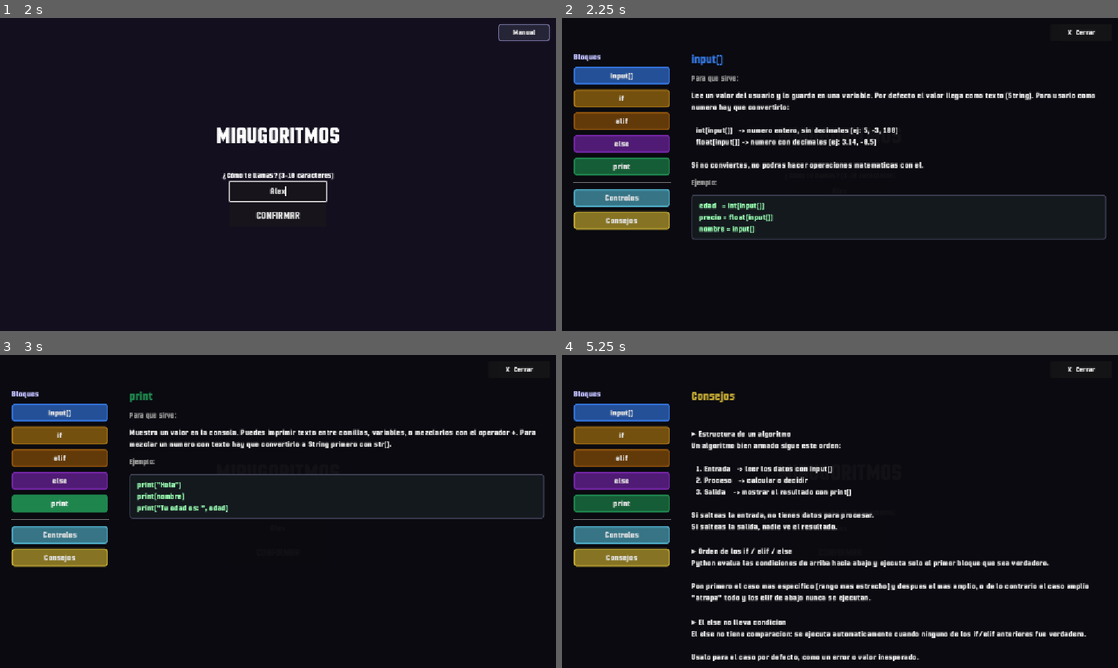
Above: before the commit, frames 1-4 (two rows, left to right).
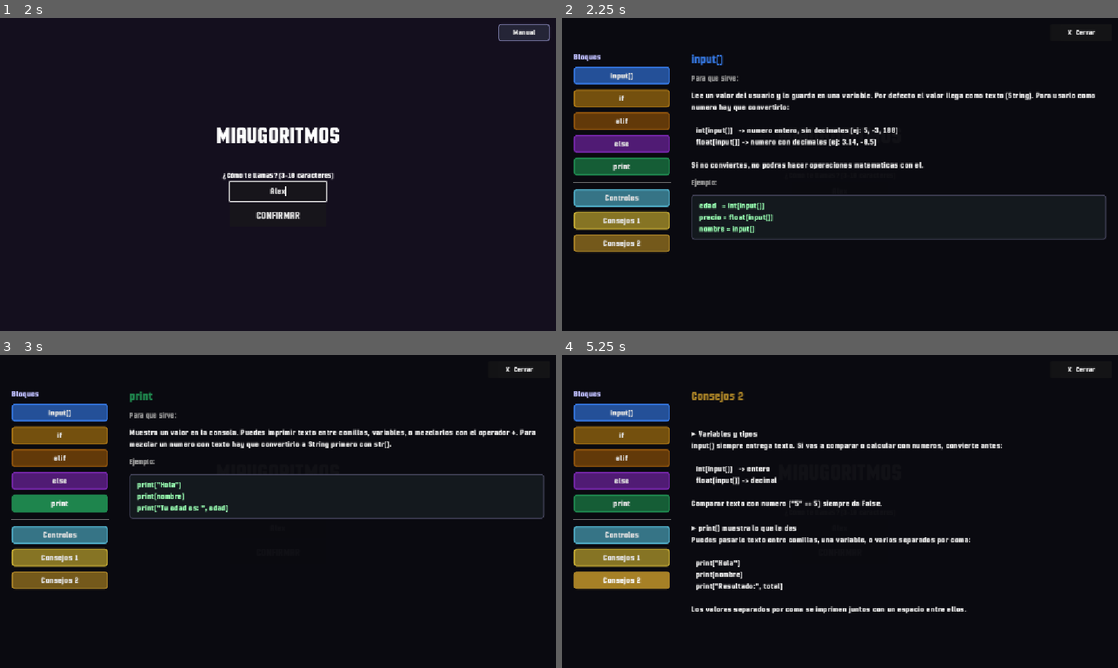
Above: after the commit, the same moments.

Repository: Intiti/ProyectoJuego-SEI
Game: Godot game, scene res://scenes/MainMenu.tscn
The game is run twice, just before and just after one commit, with the same random seed, the same clock (stepped at 60 frames per second) and the same inputs.
Inputs (mouse positions are in pixels of both pictures, inside the frame that each line leads up to):
- Up to frame 1 (2 s): click "JUGAR" at 0.5 s; click (278, 190) at 1.27 s; type "Alex" at 1.35 s
- Up to frame 2 (2.25 s): click "Manual" at 2 s
- Up to frame 3 (3 s): click "print" at 2.75 s
- Up to frame 4 (5.25 s): click (623, 558) at 3.5 s, where only the run before the commit has a clickable "Consejos"; click (623, 558) at 4.25 s, where only the run after the commit has a clickable "Consejos 1"; click (623, 580) at 5 s, where only the run after the commit has a clickable "Consejos 2"

Frame 1 is identical in both runs. In frame 2, 1.1% of the frame differs, in the area x 2-20%, y 64-76%; in frame 3, 1.1%; in frame 4, 9.9%, in the area x 2-95%, y 11-98%.

Commit message:
guud

Diff:
--- /dev/null
+++ b/dialogs/npc_e14.json
@@ -0,0 +1,201 @@
+{
+	"lines": [
+		{
+			"speaker": "Bob",
+			"text": "¡Ey! ¿Puedes ayudarme un momento?"
+		},
+		{
+			"speaker": "Jugador",
+			"text": "¿Qué necesitas?"
+		},
+		{
+			"speaker": "Bob",
+			"text": "Estoy preparando la mezcla para el muro. La arena tiene que ser exactamente un porcentaje del peso total, si no la mezcla sale mal."
+		},
+		{
+			"speaker": "Jugador",
+			"text": "¿Y cuál es el problema?"
+		},
+		{
+			"speaker": "Bob",
+			"text": "Que tengo el peso total y el porcentaje, pero me falta el miaugoritmo para calcular los kilos de arena. Tú sabes de eso, ¿no?"
+		},
+		{
+			"speaker": "Jugador",
+			"text": "Puedo intentarlo."
+		},
+	],
+	"puzzle": {
+		"prompt": "Bob necesita saber cuántos kilos de arena usar. Recibe el peso total de la mezcla en entero y el porcentaje de arena en decimales (por ejemplo, 12.5 para 12.5%). Calcula los kilos de arena necesarios según el porcentaje y finalmente imprime cuántos kilos de arena se necesitan.",
+		"variables": {
+			"peso_total": 0,
+			"porcentaje_arena": 0.0,
+			"kilos_arena": 0.0
+		},
+		"steps": [
+			{
+				"fixed": true,
+				"type": "input",
+				"text": "peso_total = int(input())",
+				"config": {
+					"var": "peso_total"
+				}
+			},
+			{
+				"fixed": false,
+				"type": "input",
+				"alternatives": [
+					{
+						"type": "input",
+						"text": "porcentaje_arena = float(input())",
+						"correct": true,
+						"config": {
+							"var": "porcentaje_arena"
+						}
+					},
+					{
+						"type": "input",
+						"text": "porcentaje_arena = int(input())",
+						"correct": false,
+						"config": {
+							"var": "porcentaje_arena"
+						}
+					},
+					{
+						"type": "input",
+						"text": "peso_total = float(input())",
+						"correct": false,
+						"config": {
+							"var": "peso_total"
+						}
+					},
+					{
+						"type": "input",
+						"text": "kilos_arena = float(input())",
+						"correct": false,
+						"config": {
+							"var": "kilos_arena"
+						}
+					}
+				],
+				"hint": "El porcentaje puede tener decimales, como 12.5%. ¿Qué conversión usas para eso?"
+			},
+			{
+				"fixed": false,
+				"type": "expr",
+				"alternatives": [
+					{
+						"type": "expr",
+						"text": "kilos_arena = peso_total * porcentaje_arena / 100",
+						"correct": true,
+						"config": {
+							"var": "kilos_arena",
+							"expr_a": "peso_total * porcentaje_arena",
+							"expr_op": "/",
+							"expr_b": "100"
+						}
+					},
+					{
+						"type": "expr",
+						"text": "kilos_arena = peso_total * 100 / porcentaje_arena",
+						"correct": false,
+						"config": {
+							"var": "kilos_arena",
+							"expr_a": "peso_total * 100",
+							"expr_op": "/",
+							"expr_b": "porcentaje_arena"
+						}
+					},
+					{
+						"type": "expr",
+						"text": "kilos_arena = porcentaje_arena * 100 / peso_total",
+						"correct": false,
+						"config": {
+							"var": "kilos_arena",
+							"expr_a": "porcentaje_arena * 100",
+							"expr_op": "/",
+							"expr_b": "peso_total"
+						}
+					},
+					{
+						"type": "expr",
+						"text": "kilos_arena = peso_total / porcentaje_arena * 100",
+						"correct": false,
+						"config": {
+							"var": "kilos_arena",
+							"expr_a": "peso_total",
+							"expr_op": "/",
+							"expr_b": "porcentaje_arena * 100"
+						}
+					}
+				],
+				"hint": "Para sacar el X% de un valor, multiplicas el valor por X y divides en 100. ¿Cuál de las opciones hace eso con las variables correctas?"
+			},
+			{
+				"fixed": false,
+				"type": "print",
+				"alternatives": [
+					{
+						"type": "print",
+						"text": "print(kilos_arena)",
+						"correct": true,
+						"config": {
+							"value": "kilos_arena"
+						}
+					},
+					{
+						"type": "print",
+						"text": "print(peso_total)",
+						"correct": false,
+						"config": {
+							"value": "peso_total"
+						}
+					},
+					{
+						"type": "print",
+						"text": "print(porcentaje_arena)",
+						"correct": false,
+						"config": {
+							"value": "porcentaje_arena"
+						}
+					},
+					{
+						"type": "print",
+						"text": "print(\"kilos_arena\")",
+						"correct": false,
+						"config": {
+							"value": "\"kilos_arena\""
+						}
+					}
+				],
+				"hint": "¿En qué variable guardaste el resultado del cálculo?"
+			}
+		],
+		"show_output": true,
+		"complete_on_steps": true
+	},
+	"outro_lines": [
+		{
+			"speaker": "Bob",
+			"text": "¡Perfecto! 800 kilos de mezcla con 12.5% de arena... salen exactamente 100 kilos. Justo lo que necesitaba."
+		},
+		{
+			"speaker": "Jugador",
+			"text": "¿Lo probaste con tus números?"
+		},
+		{
+			"speaker": "Bob",
+			"text": "Sí, y cuadra. Oye, gracias de verdad. Esta casita va a quedar bien puesta."
+		},
+		{
+			"speaker": "Jugador",
+			"text": "Suerte con la construcción."
+		},
+		{
+			"speaker": "Bob",
+			"text": "¡Va a quedar sólido como la roca!"
+		}
+	],
+	"npc_scene": "res://scenes/NPC.tscn",
+	"player_scene": "res://scenes/Player.tscn"
+}
--- a/dialogs/npc_e19.json
+++ b/dialogs/npc_e19.json
@@ -241,7 +241,7 @@
 		},
 		{
 			"speaker": "Heisencat",
-			"text": "Es un hecho. Ahora vete. Tengo un cargamento de miel ALTA calidad que entregar. Y recuerda... yo soy el peligro."
+			"text": "Es un hecho. Ahora vete. Tengo un cargamento de miel de ALTA calidad que entregar. Y recuerda... yo soy el peligro."
 		}
 	],
 	"npc_scene": "res://scenes/NPC.tscn",
--- a/scenes/Villa1.tscn
+++ b/scenes/Villa1.tscn
@@ -48,13 +48,19 @@
 
 [node name="PuzzleUI" parent="." unique_id=1111084419 instance=ExtResource("5")]
 
-[node name="NPC_E13" parent="." unique_id=2123435532 instance=ExtResource("6_obl85")]
-position = Vector2(1013, 552)
-dialogFile = "res://dialogs/npc_e13.json"
-npcSprite = ExtResource("8_lyhf2")
-
 [node name="Sprite2D" type="Sprite2D" parent="." unique_id=605301255]
 z_index = -3
 position = Vector2(493, 461)
 scale = Vector2(1.25, 1.25)
 texture = ExtResource("9_qaur8")
+
+[node name="NPC_E18" parent="." unique_id=1466623536 instance=ExtResource("6_obl85")]
+position = Vector2(202, 545)
+scale = Vector2(1.25, 1.25)
+dialogFile = "res://dialogs/npc_e18.json"
+
+[node name="NPC_E13" parent="." unique_id=308801687 instance=ExtResource("6_obl85")]
+position = Vector2(937, 535.00006)
+scale = Vector2(1.25, 1.25)
+dialogFile = "res://dialogs/npc_e13.json"
+npcSprite = ExtResource("8_lyhf2")
--- a/scenes/Villa2.tscn
+++ b/scenes/Villa2.tscn
@@ -47,11 +47,12 @@
 
 [node name="PuzzleUI" parent="." unique_id=-1275682540 instance=ExtResource("5")]
 
-[node name="NPC_E18" parent="." unique_id=461135642 instance=ExtResource("6_npc")]
-position = Vector2(677, 559)
-dialogFile = "res://dialogs/npc_e18.json"
-
 [node name="Sprite2D" type="Sprite2D" parent="." unique_id=1750792011]
 z_index = -4
 position = Vector2(382, 474)
 texture = ExtResource("7_v0d3p")
+
+[node name="NPC_E14" parent="." unique_id=1466623536 instance=ExtResource("7_tlqdt")]
+position = Vector2(677.00006, 544)
+scale = Vector2(1.25, 1.25)
+dialogFile = "res://dialogs/npc_e14.json"
--- a/scripts/manualUI.gd
+++ b/scripts/manualUI.gd
@@ -13,8 +13,8 @@
 	]
 }
 
-const TIPS := {
-	"name": "Consejos",
+const TIPS1 := {
+	"name": "Consejos 1",
 	"color": Color(0.75, 0.65, 0.20, 1.0),
 	"items": [
 		{
@@ -29,6 +29,13 @@
 			"title": "El else no lleva condicion",
 			"body": "El else no tiene comparacion: se ejecuta automaticamente cuando ninguno de los if/elif anteriores fue verdadero.\n\nUsalo para el caso por defecto, como un error o valor inesperado."
 		},
+	]
+}
+
+const TIPS2 := {
+	"name": "Consejos 2",
+	"color": Color(0.65, 0.50, 0.15, 1.0),
+	"items": [
 		{
 			"title": "Variables y tipos",
 			"body": "input() siempre entrega texto. Si vas a comparar o calcular con numeros, convierte antes:\n\n  int(input())   -> entero\n  float(input()) -> decimal\n\nComparar texto con numero (\"5\" == 5) siempre da False."
@@ -200,7 +207,7 @@
 	extraSep.custom_minimum_size = Vector2(0, 8)
 	sidebar.add_child(extraSep)
 
-	for extra in [CONTROLS, TIPS]:
+	for extra in [CONTROLS, TIPS1, TIPS2]:
 		var ebtn = Button.new()
 		ebtn.text = extra["name"]
 		ebtn.add_theme_font_size_override("font_size", FONT_SIZE)
@@ -349,12 +356,13 @@
 		exTitle.visible = false
 		exBox.visible = false
 
-	elif modeName == "Consejos":
-		nameLabel.text = TIPS["name"]
-		nameLabel.add_theme_color_override("font_color", TIPS["color"])
+	elif modeName == "Consejos 1" or modeName == "Consejos 2":
+		var tipSet = TIPS1 if modeName == "Consejos 1" else TIPS2
+		nameLabel.text = tipSet["name"]
+		nameLabel.add_theme_color_override("font_color", tipSet["color"])
 		descTitle.text = ""
 		var allText = ""
-		for item in TIPS["items"]:
+		for item in tipSet["items"]:
 			allText += "▸ " + item["title"] + "\n" + item["body"] + "\n\n"
 		descNode.text = allText.strip_edges()
 		exTitle.visible = false
--- a/scripts/puzzleManager.gd
+++ b/scripts/puzzleManager.gd
@@ -667,7 +667,7 @@
 		letter.size = Vector2(22, 60)
 		letter.horizontal_alignment = HORIZONTAL_ALIGNMENT_CENTER
 		letter.vertical_alignment = VERTICAL_ALIGNMENT_CENTER
-		letter.add_theme_font_size_override("font_size", FONT_SIZE + 8)
+		letter.add_theme_font_size_override("font_size", FONT_SIZE + 18)
 		letter.add_theme_color_override("font_color", Color.WHITE)
 		letter.add_theme_color_override("font_outline_color", Color(0.05, 0.05, 0.08, 1.0))
 		letter.add_theme_constant_override("outline_size", 4)
Not shown, changed: export_presets.cfg
Not shown: 1 places in scenes/Villa2.tscn that only renumber resources
